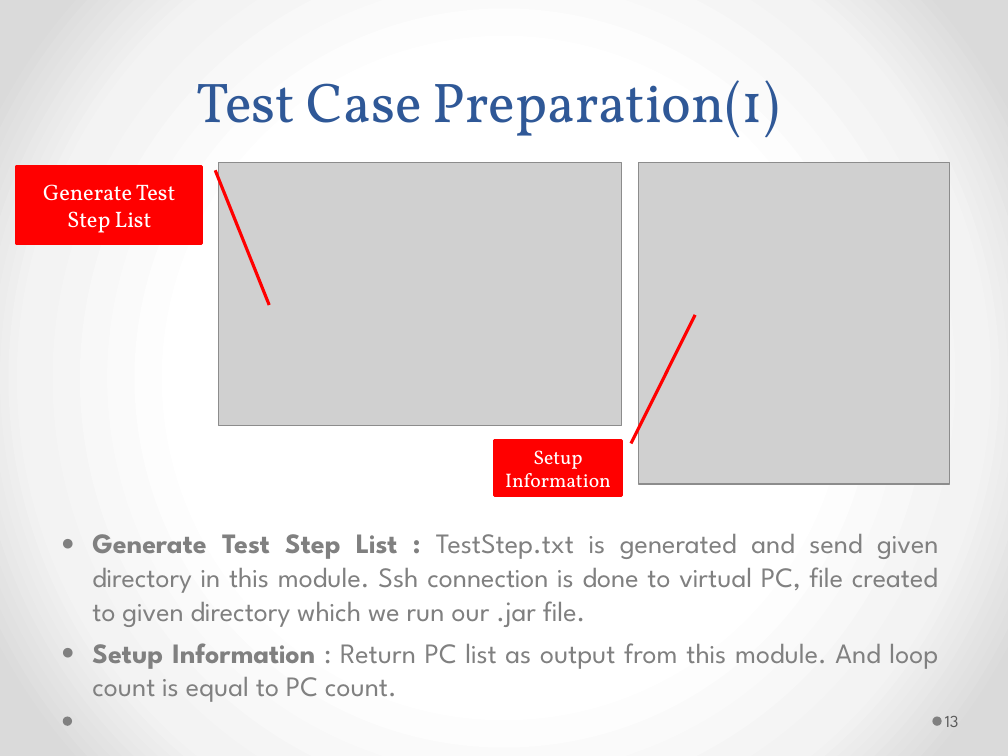
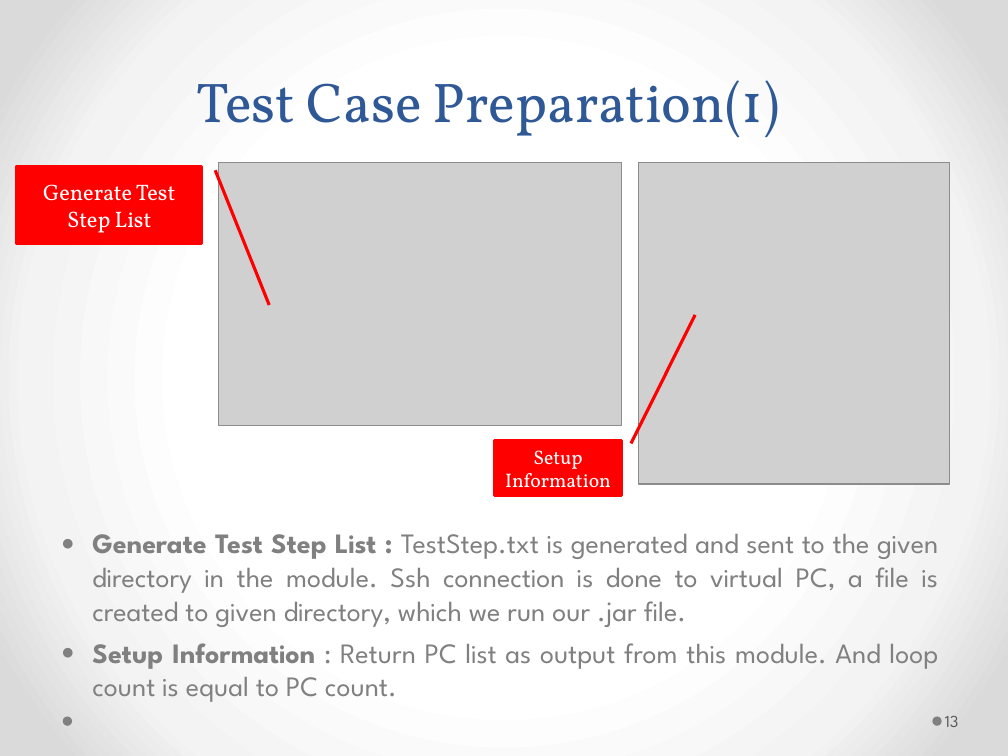
Before and after one commit to genehas/CENG552-SwTesting, a slide deck: slide 13 of jarFolder/CENG552PresentationBurcuGökçe.pptx. Drawn at 1008x756 pixels with LibreOffice and Linux fonts; fonts in the diff are those of the drawing; grey boxes stand for pictures. Boxes give left, top, right and bottom in pixels: in the first picture for what was removed or moved away, otherwise in the second. Text is boxed around its words. In the diff, an @@ line names an element or a change of style, - is before the commit and + after.

```diff
--- a/jarFolder/CENG552PresentationBurcuGökçe.pptx
+++ b/jarFolder/CENG552PresentationBurcuGökçe.pptx
@@ text at bbox=[92, 534, 938, 627]: text changed @@
-  ● Generate Test Step List : TestStep.txt is generated and send given directory in this module. Ssh connection is done to virtual PC, file created to given directory which we run our .jar file.
+  ● Generate Test Step List : TestStep.txt is generated and sent to the given directory in the module. Ssh connection is done to virtual PC, a file is created to given directory, which we run our .jar file.
```
Also in this commit, not shown: 12 other slides changed.
